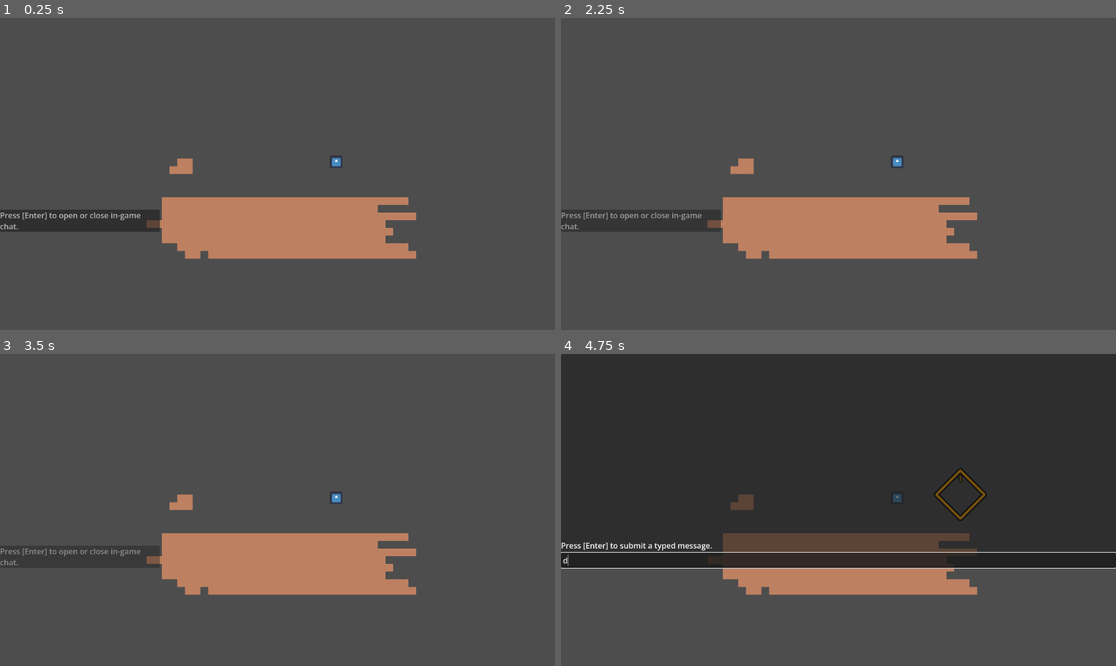
Above: before the commit, frames 1-4 (two rows, left to right).
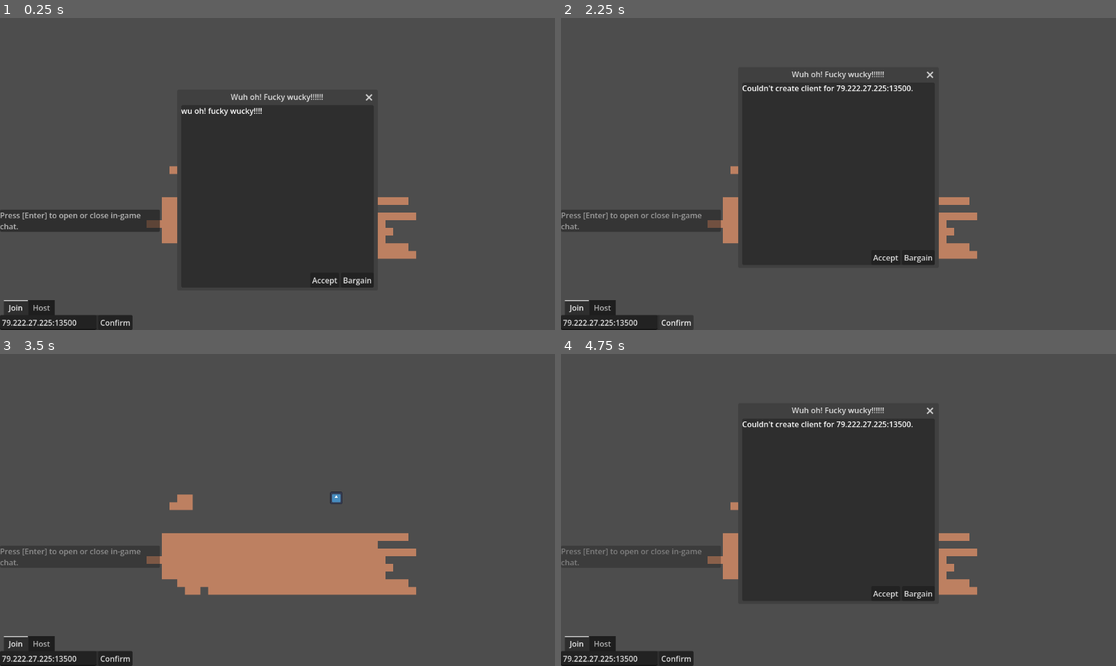
Above: after the commit, the same moments.

Repository: stacktrace-error/chunk-terrain
Game: Godot game, scene res://main_menu.tscn
The game is run twice, just before and just after one commit, with the same random seed, the same clock (stepped at 60 frames per second) and the same inputs. The engine's default icon, where the game draws it, is replaced by a stand-in: a white triangle on a blue panel in a dark square.
Inputs (mouse positions are in pixels of both pictures, inside the frame that each line leads up to):
- Up to frame 1 (0.25 s): no input
- Up to frame 2 (2.25 s): click (916, 280) at 0.5 s, where only the run after the commit has a clickable "Bargain"; click (888, 280) at 1.25 s, where only the run after the commit has a clickable "Accept"; click (677, 323) at 2 s, where only the run after the commit has a clickable "Confirm"
- Up to frame 3 (3.5 s): click (327, 594) at 2.75 s, where only the run after the commit has a clickable "Accept"
- Up to frame 4 (4.75 s): click (677, 659) at 3.5 s, where only the run after the commit has a clickable "Confirm"; tap Enter (chat) at 4.25 s; move the mouse to (960, 494) at 4.27 s; hold D (right) from 4.28 s (still down); tap Middle mouse button (ping) at 4.35 s

The runs differ from the first frame. In frame 1, 22% of the frame differs, in the area x 0-69%, y 24-100%; in frame 2, 22%; in frame 3, 1.5%; in frame 4, 57%, in the area x 0-100%, y 0-100%.

Commit message:
fixed join argument, added error popup for fucky connections

Diff:
--- /dev/null
+++ b/error_popup.gd
@@ -0,0 +1,5 @@
+extends Popup
+
+func show_with(text:String):
+	%ErrorText.text = text
+	show()
--- /dev/null
+++ b/error_popup.tscn
@@ -0,0 +1,45 @@
+[gd_scene format=3 uid="uid://dvgqqshnkxor2"]
+
+[ext_resource type="Script" uid="uid://duunnjq16pdkk" path="res://error_popup.gd" id="1_ppttv"]
+
+[node name="ErrorPopup" type="Popup" unique_id=2017685428]
+oversampling_override = 1.0
+title = "Wuh oh! Fucky wucky!!!!!!"
+initial_position = 4
+size = Vector2i(400, 286)
+visible = true
+borderless = false
+always_on_top = true
+script = ExtResource("1_ppttv")
+
+[node name="PanelContainer" type="PanelContainer" parent="." unique_id=1170976739]
+anchors_preset = 15
+anchor_right = 1.0
+anchor_bottom = 1.0
+grow_horizontal = 2
+grow_vertical = 2
+
+[node name="VBoxContainer" type="VBoxContainer" parent="PanelContainer" unique_id=537252516]
+layout_mode = 2
+
+[node name="ErrorText" type="RichTextLabel" parent="PanelContainer/VBoxContainer" unique_id=2044163064]
+unique_name_in_owner = true
+layout_mode = 2
+size_flags_vertical = 3
+text = "wu oh! fucky wucky!!!!"
+fit_content = true
+
+[node name="HBoxContainer" type="HBoxContainer" parent="PanelContainer/VBoxContainer" unique_id=79514883]
+layout_mode = 2
+alignment = 2
+
+[node name="Accept" type="Button" parent="PanelContainer/VBoxContainer/HBoxContainer" unique_id=1205081831]
+layout_mode = 2
+text = "Accept"
+
+[node name="Cancel" type="Button" parent="PanelContainer/VBoxContainer/HBoxContainer" unique_id=1938231566]
+layout_mode = 2
+text = "Bargain"
+
+[connection signal="pressed" from="PanelContainer/VBoxContainer/HBoxContainer/Accept" to="." method="hide"]
+[connection signal="pressed" from="PanelContainer/VBoxContainer/HBoxContainer/Cancel" to="PanelContainer/VBoxContainer/ErrorText" method="set_text" binds= ["You try to bargain, but receive nothing."]]
--- a/main_menu.tscn
+++ b/main_menu.tscn
@@ -4,24 +4,36 @@
 
 [node name="MainMenu" type="CanvasLayer" unique_id=897139959]
 
-[node name="NetworkPanel" type="TabContainer" parent="." unique_id=1558555824]
+[node name="NetworkPanel" type="Control" parent="." unique_id=1548645537]
 unique_name_in_owner = true
-visible = false
-anchors_preset = 2
+layout_mode = 3
+anchors_preset = 9
+anchor_bottom = 1.0
+offset_right = 275.0
+grow_vertical = 2
+size_flags_vertical = 3
+script = ExtResource("1_06t4h")
+
+[node name="Selector" type="TabContainer" parent="NetworkPanel" unique_id=1558555824]
+layout_mode = 1
+anchors_preset = 12
 anchor_top = 1.0
+anchor_right = 1.0
 anchor_bottom = 1.0
 offset_top = -62.0
-offset_right = 287.0
+grow_horizontal = 2
 grow_vertical = 0
-size_flags_vertical = 8
+size_flags_vertical = 10
 current_tab = 0
-script = ExtResource("1_06t4h")
 
-[node name="Join" type="HBoxContainer" parent="NetworkPanel" unique_id=242613971]
+[node name="Join" type="VBoxContainer" parent="NetworkPanel/Selector" unique_id=963375919]
 layout_mode = 2
 metadata/_tab_index = 0
 
-[node name="JoinAddress" type="LineEdit" parent="NetworkPanel/Join" unique_id=2027740086]
+[node name="Join" type="HBoxContainer" parent="NetworkPanel/Selector/Join" unique_id=242613971]
+layout_mode = 2
+
+[node name="JoinAddress" type="LineEdit" parent="NetworkPanel/Selector/Join/Join" unique_id=2027740086]
 unique_name_in_owner = true
 custom_minimum_size = Vector2(200, 0)
 layout_mode = 2
@@ -30,18 +42,24 @@
 placeholder_text = "ex. \"127.0.0.1\""
 emoji_menu_enabled = false
 
-[node name="JoinButton" type="Button" parent="NetworkPanel/Join" unique_id=994324684]
+[node name="JoinButton" type="Button" parent="NetworkPanel/Selector/Join/Join" unique_id=994324684]
 layout_mode = 2
 size_flags_horizontal = 0
 size_flags_vertical = 4
 text = "Confirm"
 
-[node name="Host" type="HBoxContainer" parent="NetworkPanel" unique_id=401531738]
+[node name="StatusText" type="Label" parent="NetworkPanel/Selector/Join" unique_id=484155277]
+unique_name_in_owner = true
+visible = false
+layout_mode = 2
+text = "Not connected."
+
+[node name="Host" type="HBoxContainer" parent="NetworkPanel/Selector" unique_id=401531738]
 visible = false
 layout_mode = 2
 metadata/_tab_index = 1
 
-[node name="HostPort" type="LineEdit" parent="NetworkPanel/Host" unique_id=280574990]
+[node name="HostPort" type="LineEdit" parent="NetworkPanel/Selector/Host" unique_id=280574990]
 unique_name_in_owner = true
 custom_minimum_size = Vector2(200, 0)
 layout_mode = 2
@@ -49,8 +67,13 @@
 placeholder_text = "Enter port number..."
 emoji_menu_enabled = false
 
-[node name="HostButton" type="Button" parent="NetworkPanel/Host" unique_id=1110564422]
+[node name="HostButton" type="Button" parent="NetworkPanel/Selector/Host" unique_id=1110564422]
 layout_mode = 2
 size_flags_horizontal = 0
 size_flags_vertical = 4
 text = "Confirm"
+
+[connection signal="text_submitted" from="NetworkPanel/Selector/Join/Join/JoinAddress" to="NetworkPanel" method="_on_join_submit" unbinds=1]
+[connection signal="pressed" from="NetworkPanel/Selector/Join/Join/JoinButton" to="NetworkPanel" method="_on_join_submit"]
+[connection signal="text_submitted" from="NetworkPanel/Selector/Host/HostPort" to="NetworkPanel" method="_on_host_submit" unbinds=1]
+[connection signal="pressed" from="NetworkPanel/Selector/Host/HostButton" to="NetworkPanel" method="_on_host_submit"]
--- a/multiplayer/multiplayer.gd
+++ b/multiplayer/multiplayer.gd
@@ -1,31 +1,58 @@
 extends Node
 
+signal hosted
+
+signal connection_status_changed(to:MultiplayerPeer.ConnectionStatus)
+
+const default_port : int = 13500
+
 var peer : ENetMultiplayerPeer = ENetMultiplayerPeer.new()
-@export var player_scene : PackedScene = load("res://entities/player/player.tscn")
+var player_scene : PackedScene = load("res://entities/player/player.tscn")
+
+var connection_status : MultiplayerPeer.ConnectionStatus:
+	set(x):
+		if(connection_status != x):
+			connection_status = x
+			connection_status_changed.emit(x)
+
+func _process(_delta: float) -> void:
+	var p : MultiplayerPeer = multiplayer.multiplayer_peer
+	if p and !multiplayer.is_server(): connection_status = p.get_connection_status()
 
 func host_parse_port(port_string:String="") -> void:
-	var port : int = 13500
+	var port : int = default_port
 	if !port_string.is_empty(): port = port_string.to_int()
 	host(port)
 
-func host(port:int=13500) -> void:
-	peer.create_server(port)
-	multiplayer.multiplayer_peer = peer
-	multiplayer.peer_connected.connect(add_player)
-	add_player()
-	DisplayServer.window_set_title.call_deferred("hosting")
+func host(port:int=default_port) -> void:
+	var error : Error = peer.create_server(port)
+	match error:
+		ERR_CANT_CREATE: ErrorPopup.show_with(str("Couldn't create server with port ", port, "."))
+		ERR_ALREADY_IN_USE: ErrorPopup.show_with("Multiplayer peer already in use.")
+		OK:
+			multiplayer.multiplayer_peer = peer
+			multiplayer.peer_connected.connect(add_player)
+			add_player()
 
-func join_parse_port(address:String="localhost") -> void:
+			DisplayServer.window_set_title.call_deferred("hosting")
+			hosted.emit()
+
+
+func join_parse_port(address:String) -> void:
 	var split : PackedStringArray = address.rsplit(":", false, 1)
-	var port : int = 13500
 
-	if split.size() > 1: port = split[1].to_int()
-	join(split[0], port)
+	if split.size() > 1: join(split[0], split[1].to_int())
+	else: join(address, default_port)
 
-func join(address:String="localhost", port:int=13500) -> void:
-	peer.create_client(address, port)
-	multiplayer.multiplayer_peer = peer
-	DisplayServer.window_set_title.call_deferred("joined")
+func join(address:String="localhost", port:int=default_port) -> void:
+	var error : Error = peer.create_client(address, port)
+	match error:
+		ERR_CANT_CREATE: ErrorPopup.show_with(str("Couldn't create client for ", address, ":", port, "."))
+		ERR_ALREADY_IN_USE: ErrorPopup.show_with("Multiplayer peer already in use.")
+		OK:
+			multiplayer.multiplayer_peer = peer
+			DisplayServer.window_set_title.call_deferred("joined")
+
 
 func add_player(id : int = 1) -> void:
 	var player : Player = player_scene.instantiate()
--- a/multiplayer/multiplayer.tscn
+++ b/multiplayer/multiplayer.tscn
@@ -1,8 +1,6 @@
 [gd_scene format=3 uid="uid://cq5aeyk33xfvo"]
 
 [ext_resource type="Script" uid="uid://cgur0hsjp3hq1" path="res://multiplayer/multiplayer.gd" id="1_o4y1c"]
-[ext_resource type="PackedScene" uid="uid://cye331dhe8nxs" path="res://entities/player/player.tscn" id="2_0u810"]
 
 [node name="Multiplayer" type="Node" unique_id=1921070033]
 script = ExtResource("1_o4y1c")
-player_scene = ExtResource("2_0u810")
--- a/multiplayer/network_panel.gd
+++ b/multiplayer/network_panel.gd
@@ -1,15 +1,22 @@
-extends TabContainer
+extends Control
 
 func _ready() -> void:
+	Multiplayer.hosted.connect(hide)
+	multiplayer.connected_to_server.connect(hide)
+
 	var args : Dictionary[String, String] = Util.launch_args
+	if "host" in args: Multiplayer.host_parse_port(args["host"])
+	elif "join" in args: Multiplayer.join_parse_port(args["join"])
 
-	if "host" in args: Multiplayer.host_parse_port(args["host"])
-	elif "join" in args: Multiplayer.join_parse_port(args["host"])
+func _on_host_submit() -> void:
+	Multiplayer.host_parse_port(%HostPort.text)
 
-func _on_join_button_pressed() -> void:
+func _on_join_submit() -> void:
 	Multiplayer.join_parse_port(%JoinAddress.text)
-	hide()
 
-func _on_host_button_pressed() -> void:
-	Multiplayer.host_parse_port(%HostPort.text)
-	hide()
+func update_status(status:MultiplayerPeer.ConnectionStatus):
+	%StatusText.show()
+	match status:
+		MultiplayerPeer.CONNECTION_DISCONNECTED: %StatusText.text = "Not Connected."
+		MultiplayerPeer.CONNECTION_CONNECTING: %StatusText.text = "Connecting."
+		MultiplayerPeer.CONNECTION_CONNECTED: %StatusText.text = "Connected."
--- a/multiplayer/ping_marker.gd
+++ b/multiplayer/ping_marker.gd
@@ -27,4 +27,4 @@
 	var tween : Tween = create_tween()
 	tween.tween_interval(lifetime - fade_time)
 	tween.tween_property(self, "modulate", Color.TRANSPARENT, fade_time)
-	tween.tween_callback(free)
+	tween.tween_callback(self.free)
--- a/multiplayer/ping_markers.gd
+++ b/multiplayer/ping_markers.gd
@@ -1,9 +1,9 @@
 extends Node2D
 
-func _input(event: InputEvent) -> void:
+func _input(_event: InputEvent) -> void:
 	if Input.is_action_just_pressed("ping"):
 		place_marker.rpc(multiplayer.get_unique_id(), get_global_mouse_position())
 
 @rpc("any_peer", "call_local")
-func place_marker(player:int, g_pos:Vector2, radius:float=-1, lifetime:float=20):
+func place_marker(player:int, g_pos:Vector2, radius:float=-1, lifetime:float=20) -> void:
 	add_child(PingMarker.create(player, g_pos, radius, lifetime))
--- a/project.godot
+++ b/project.godot
@@ -29,6 +29,7 @@
 Camera="*res://camera_2d.tscn"
 HUD="*uid://ct0cs4hrv60t6"
 PingMarkers="*uid://crbgw6ct16osm"
+ErrorPopup="*uid://dvgqqshnkxor2"
 
 [debug]
 
Not shown, added: error_popup.gd.uid
